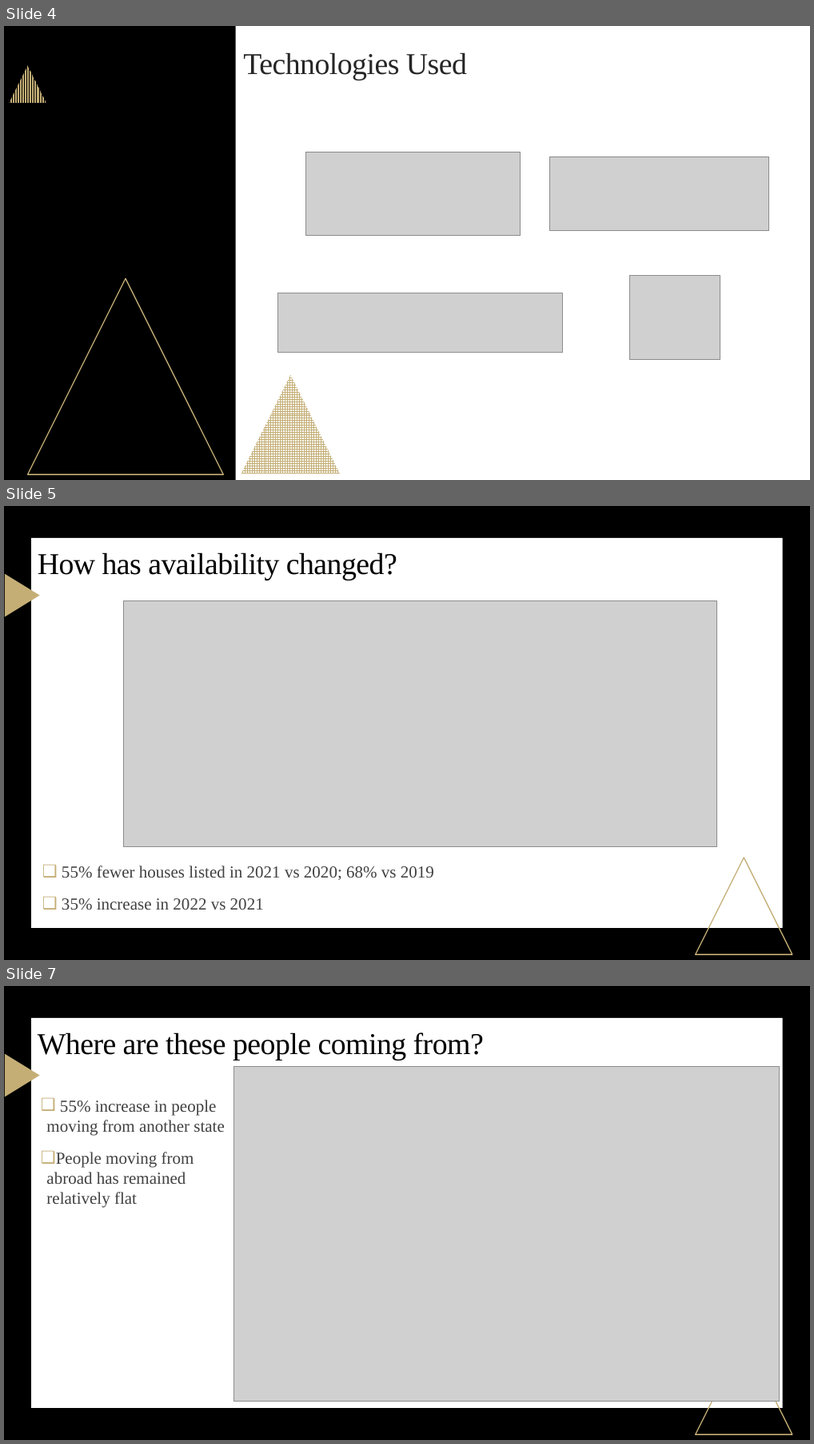
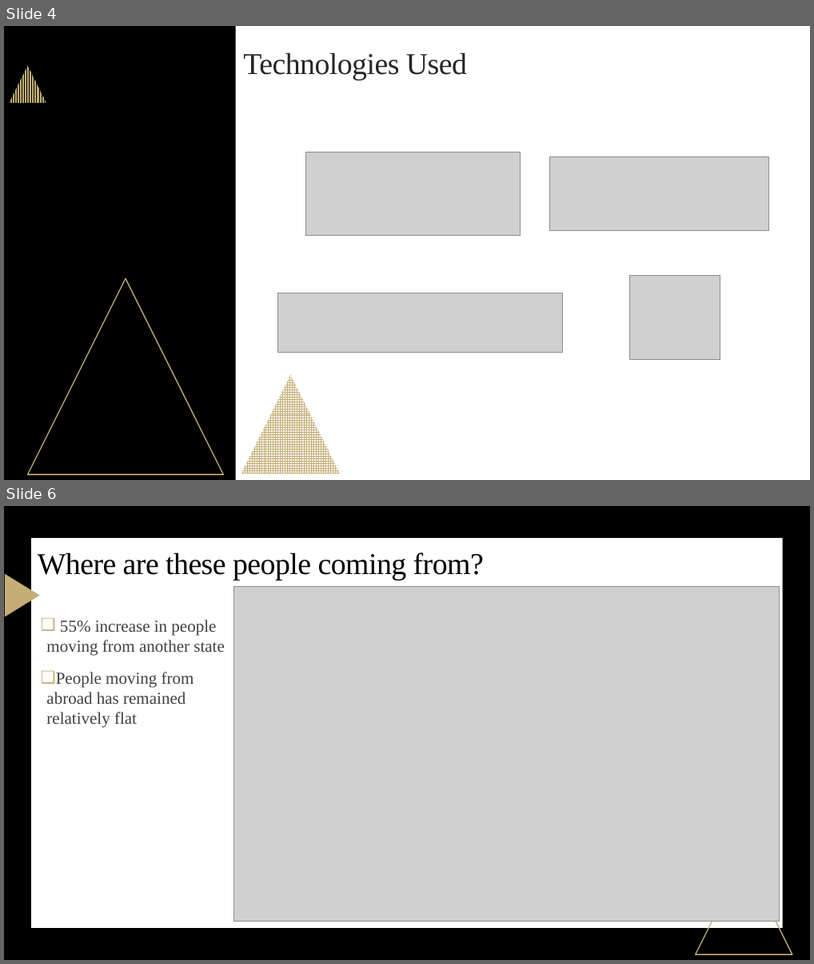
Before and after one commit to kalmckin/capstone_template, a slide deck: Nashville Housing Market_final.pptx. Shown one above the other, each under a label of ours: slides 4, 5 and 7 before the commit, slides 4 and 6 after it; the slides between them are not shown. The pictures are 814x1444 and 814x964 pixels, drawn with LibreOffice and Linux fonts; fonts in the diff are those of the drawing; grey boxes stand for pictures. Boxes give left, top, right and bottom in pixels: in the first picture for what was removed or moved away, otherwise in the second. Text is boxed around its words. In the diff, an @@ line names an element or a change of style, - is before the commit and + after.

```diff
--- a/Nashville Housing Market_final.pptx
+++ b/Nashville Housing Market_final.pptx
@@ slide 5 removed at [4,506,810,960], background #000000; not listed: 3 template elements that a slide beside it also shows @@
@@ title removed at [38,552,398,580] @@
-How has availability changed?
@@ picture removed at [123,600,718,846] @@
@@ text removed at [62,865,434,910] @@
-❑ 55% fewer houses listed in 2021 vs 2020; 68% vs 2019
-❑ 35% increase in 2022 vs 2021
@@ what was slide 7 is now slide 6 @@
```
Also in this commit, not shown: 7 slides changed, 2 other slides removed.
